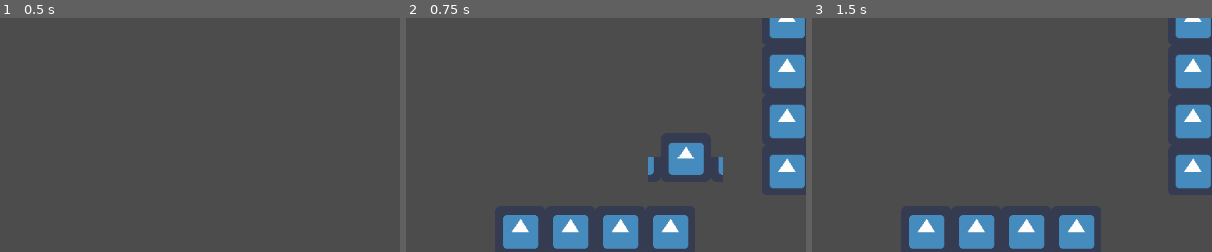
Above: before the commit, frames 1-3 (left to right).
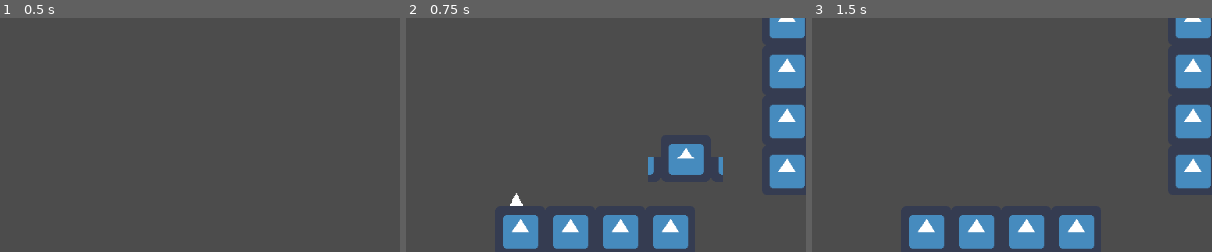
Above: after the commit, the same moments.

Repository: SuddenlyNothing/GodotWildJam37
Game: Godot game, scene res://Scenes/Testing/BixTestScene.tscn
Two runs of this game, one before a commit and one after it. Both use one fixed random seed, a clock stepped at 60 frames per second and the inputs below. This scene is started directly instead of the project's main scene. The engine's default icon, where the game draws it, is replaced by a stand-in: a white triangle on a blue panel in a dark square.
Inputs:
- Up to frame 1 (0.5 s): no input
- Up to frame 2 (0.75 s): click "State 1" at 0.5 s
- Up to frame 3 (1.5 s): click "State 2" at 1.25 s
The pictures show only the part of the screen within x 24-74%, y 45-95%; the shares and areas given below are measured in that part.

Frame 1 is identical in both runs. In frame 2, 0.2% of the frame differs, in the area x 26-75%, y 53-81%; in frame 3, nothing differs.

Commit message:
time objects rework add spike

Diff:
--- a/Game/Button.gd
+++ b/Game/Button.gd
@@ -17,7 +17,7 @@
 
 var move_speed := 200
 
-
+# set collisions, move button back in place, reset pressed vars
 func set_active(val : bool) -> void:
 	set_physics_process(val)
 	top_collision.call_deferred("set_disabled", not val)
@@ -33,6 +33,7 @@
 		top.move_and_collide(Vector2(0, normal_y - top.position.y))
 		if get_node(target_path).has_method("set_powered"):
 				get_node(target_path).set_powered(false)
+	.set_active(val)
 
 
 func _on_Area2D_body_entered(body):
@@ -46,7 +47,7 @@
 		return
 	pressing = false
 
-
+# move down if player is there, if at the bottom set pressed
 func _physics_process(delta : float) -> void:
 	if pressing:
 		if top.position.y < press_y:
--- a/Game/Scenes/Objects/Button.tscn
+++ b/Game/Scenes/Objects/Button.tscn
@@ -21,8 +21,9 @@
 
 [node name="Sprite" type="Sprite" parent="Top" index="0"]
 texture = ExtResource( 3 )
+offset = Vector2( 0, 3 )
 region_enabled = true
-region_rect = Rect2( 0, 0, 64, 32 )
+region_rect = Rect2( 0, 0, 64, 35 )
 
 [node name="CollisionShape2D" type="CollisionShape2D" parent="Top" index="1"]
 shape = SubResource( 1 )
--- a/Game/Scenes/Objects/Gate.gd
+++ b/Game/Scenes/Objects/Gate.gd
@@ -12,10 +12,23 @@
 var trans := Tween.TRANS_SINE
 var easing := Tween.EASE_OUT
 
+# set collisions, reset gate positions
+func set_active(val : bool) -> void:
+	top_collision.call_deferred("set_disabled", not val)
+	bottom_collision.call_deferred("set_disabled", not val)
+	if val:
+		top.position.y = -bottom_bound
+		bottom.position.y = bottom_bound
+	else:
+		top.position.y = -bottom_bound
+		bottom.position.y = bottom_bound
+		set_powered(false)
+	.set_active(val)
 
+# open/close gate
 func set_powered(val) -> void:
-#	if not is_active:
-#		return
+	if not is_active:
+		return
 	if val:
 		t.remove_all()
 		t.interpolate_property(top, "position:y", top.position.y, -top_bound, duration, trans, easing)
@@ -26,15 +39,3 @@
 		t.interpolate_property(top, "position:y", top.position.y, -bottom_bound, duration, trans, easing)
 		t.interpolate_property(bottom, "position:y", bottom.position.y, bottom_bound, duration, trans, easing)
 		t.start()
-
-
-func set_active(val : bool) -> void:
-	top_collision.call_deferred("set_disabled", not val)
-	bottom_collision.call_deferred("set_disabled", not val)
-	if val:
-		top.position.y = -bottom_bound
-		bottom.position.y = bottom_bound
-	else:
-		top.position.y = -bottom_bound
-		bottom.position.y = bottom_bound
-		set_powered(false)
--- a/Game/Scenes/Objects/Platform.gd
+++ b/Game/Scenes/Objects/Platform.gd
@@ -2,6 +2,7 @@
 
 onready var collision := $KinematicBody2D/CollisionShape2D
 
-
+# set collisions
 func set_active(val : bool) -> void:
 	collision.call_deferred("set_disabled", not val)
+	.set_active(val)
--- /dev/null
+++ b/Game/Scenes/Objects/Spike.gd
@@ -0,0 +1,14 @@
+extends TimeObject
+
+onready var collision := $Area2D/CollisionPolygon2D
+
+# set collisions
+func set_active(val : bool) -> void:
+	collision.call_deferred("set_disabled", not val)
+	.set_active(val)
+
+# kill player
+func _on_Area2D_body_entered(body) -> void:
+	if not body.is_in_group("player"):
+		return
+	Global.restart_scene()
--- /dev/null
+++ b/Game/Scenes/Objects/Spike.tscn
@@ -0,0 +1,21 @@
+[gd_scene load_steps=4 format=2]
+
+[ext_resource path="res://Scenes/Objects/TimeObject.tscn" type="PackedScene" id=1]
+[ext_resource path="res://Assets/Temp/TriangleWhite.png" type="Texture" id=2]
+[ext_resource path="res://Scenes/Objects/Spike.gd" type="Script" id=3]
+
+[node name="Spike" instance=ExtResource( 1 )]
+script = ExtResource( 3 )
+
+[node name="Sprite" type="Sprite" parent="." index="0"]
+rotation = 4.71239
+texture = ExtResource( 2 )
+offset = Vector2( 8, 0 )
+region_rect = Rect2( -16, -16, 32, 32 )
+
+[node name="Area2D" type="Area2D" parent="." index="1"]
+
+[node name="CollisionPolygon2D" type="CollisionPolygon2D" parent="Area2D" index="0"]
+polygon = PoolVector2Array( -8, 0, 8, 0, 0, -16 )
+
+[connection signal="body_entered" from="Area2D" to="." method="_on_Area2D_body_entered"]
--- a/Game/Scenes/Objects/TimeObject.gd
+++ b/Game/Scenes/Objects/TimeObject.gd
@@ -7,7 +7,7 @@
 
 
 func _ready() -> void:
-	yield(get_tree().root, "ready")
+	yield(get_parent(), "ready")
 	set_active(false)
 	hide()
 
@@ -15,17 +15,14 @@
 func change_state(val : int) -> void:
 	if val in active_times:
 		if is_active == false:
-			is_active = true
 			set_active(true)
-			show()
 	elif is_active == true:
-		is_active = false
 		set_active(false)
-		hide()
 
-# abstract function that inherited scenes will set to change active state
+# overridable function that inherited scenes will set to change active state
 func set_active(val : bool) -> void:
-	pass
+	is_active = val
+	visible = val
 
 
 func set_preview(val : bool) -> void:
--- a/Game/Scenes/Testing/BixTestScene.tscn
+++ b/Game/Scenes/Testing/BixTestScene.tscn
@@ -6,6 +6,7 @@
 [ext_resource path="res://Scenes/Objects/Gate.tscn" type="PackedScene" id=4]
 [ext_resource path="res://Scenes/Testing/BixTestScene.gd" type="Script" id=5]
 [ext_resource path="res://icon.png" type="Texture" id=6]
+[ext_resource path="res://Scenes/Objects/Spike.tscn" type="PackedScene" id=7]
 
 [sub_resource type="RectangleShape2D" id=1]
 extents = Vector2( 32, 32 )
@@ -15,6 +16,8 @@
 
 [node name="Player" parent="." instance=ExtResource( 1 )]
 position = Vector2( 164.752, 403.612 )
+jump_time_to_peak = 0.1
+jump_time_to_descent = 0.1
 
 [node name="Platform" parent="." instance=ExtResource( 2 )]
 position = Vector2( 489.373, 543.353 )
@@ -71,6 +74,10 @@
 [node name="CollisionShape2D" type="CollisionShape2D" parent="StaticBody2D"]
 shape = SubResource( 1 )
 
+[node name="Spike" parent="." instance=ExtResource( 7 )]
+position = Vector2( 388.276, 511.375 )
+active_times = PoolIntArray( 1 )
+
 [connection signal="pressed" from="Button3" to="." method="_on_Button3_pressed"]
 [connection signal="pressed" from="Button4" to="." method="_on_Button4_pressed"]
 [connection signal="pressed" from="Button5" to="." method="_on_Button5_pressed"]
--- a/Game/project.godot
+++ b/Game/project.godot
@@ -26,7 +26,7 @@
 
 [application]
 
-config/name="BaseProject"
+config/name="Game"
 run/main_scene="res://Scenes/Testing/BaseTest.tscn"
 config/icon="res://icon.png"
 
Binary file added: Game/Assets/Temp/TriangleWhite.png
Not shown, added: Game/Assets/Temp/TriangleWhite.png.import
Not shown: 1 places in Game/Scenes/Testing/BixTestScene.tscn that only renumber resources
